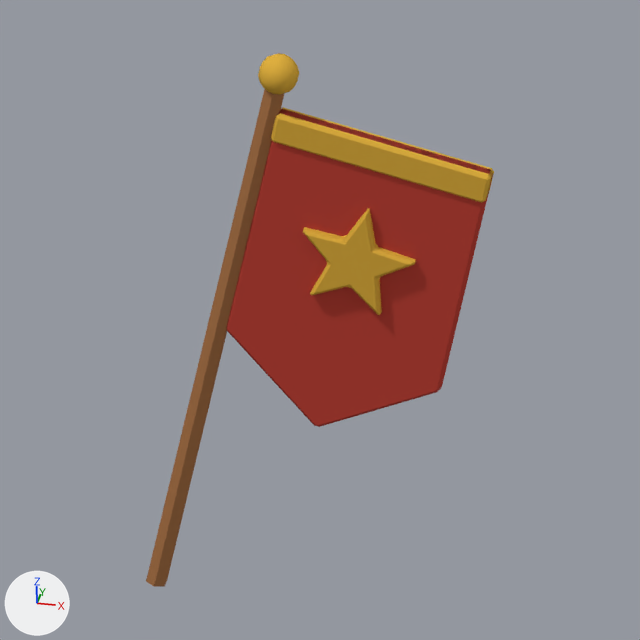
An edit to the Blender file blender/models/item_etendard.blend, drawn before and after from the same camera.
Camera for both pictures: the file's camera 'Camera'. Arrows for +X, +Y and +Z are at lower left; the lights stay in place. The picture after the commit comes second.

Names of what the first picture shows: 'cyl', 'poly', 'poly.001', 'poly.002', 'sph'.
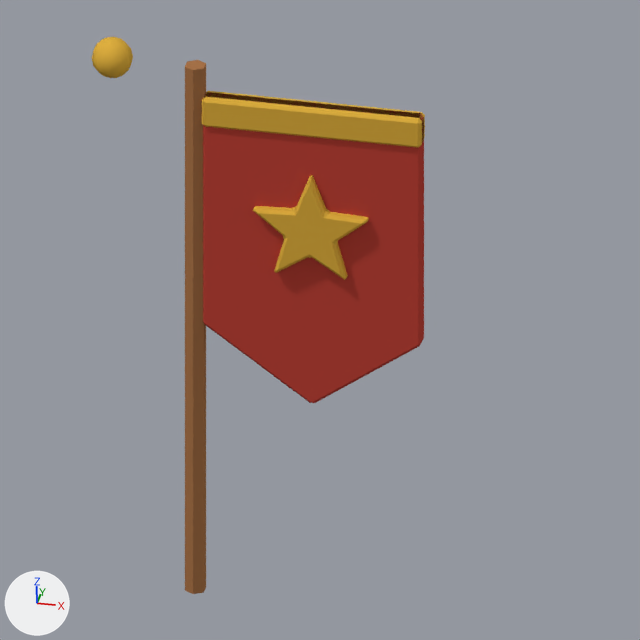
ob_item_etendard is not drawn itself; it is the parent of ob_cyl, ob_sph, ob_poly, ob_poly_001, ob_poly_002.

Where the newer file only moved an object's origin or applied its transform, the numbers keep the older frame.

What differs and where, as boxes [x1, y1, x2, y2] in the pictures (640 x 640 px):
```json
{"object": "poly", "change": "turned", "before": [226, 109, 493, 427], "after": [203, 94, 424, 403]}
{"object": "cyl", "change": "turned", "before": [146, 89, 285, 587], "after": [185, 60, 206, 594]}
{"object": "poly.001", "change": "turned", "before": [271, 107, 494, 203], "after": [202, 91, 425, 148]}
{"object": "poly.002", "change": "turned", "before": [303, 208, 416, 315], "after": [253, 175, 369, 280]}
{"object": "sph", "change": "reshaped", "before": [258, 53, 299, 95], "after": [92, 37, 133, 78]}
{"part": 1, "of": "me_sph", "change": "deleted", "before": [258, 53, 299, 95], "on screen": "yellow"}
{"part": 2, "of": "me_sph", "change": "added", "after": [92, 37, 133, 78], "on screen": "yellow"}
```

The change, as JSON lines over the scene's bpy script:
```json
{"block": "me_sph", "where": "# used by ob_sph; parent = ob_item_etendard; location = (0.0, 0.0, 2.55)"}
{"op": "remove", "block": "me_sph", "code": "me_sph.from_pydata(...)  # 62 vertices, 70 faces; spans x -0.121..0.121, y -0.127..0.127, z -0.13..0.13"}
{"op": "add", "block": "me_sph", "code": "me_sph.from_pydata(...)  # 62 vertices, 70 faces; spans x -0.654..-0.406, y -0.127..0.127, z -0.183..0.071"}
{"block": "me_sph", "change": "me_sph part 1: the whole mesh is rebuilt"}
{"block": "me_sph", "change": "me_sph part 2"}
{"block": "me_sph", "change": "52 vertices are added at x -0.654..-0.418, y -0.127..0.127, z -0.183..0.071"}
{"block": "me_sph", "change": "10 new vertices lie (0.012, 0.0, -0.057) away from vertices in x -0.654..-0.418, y -0.127..0.127, z -0.052..-0.002"}
{"block": "me_sph", "change": "70 new faces join them"}
{"op": "set", "path": "ob_item_etendard.rotation_euler", "old": "(0.0, 0.209, 0.0)", "new": "(0.0, 0.0, 0.0)", "note": "degrees (0, 12, 0) -> degrees (0, 0, 0)"}
```
